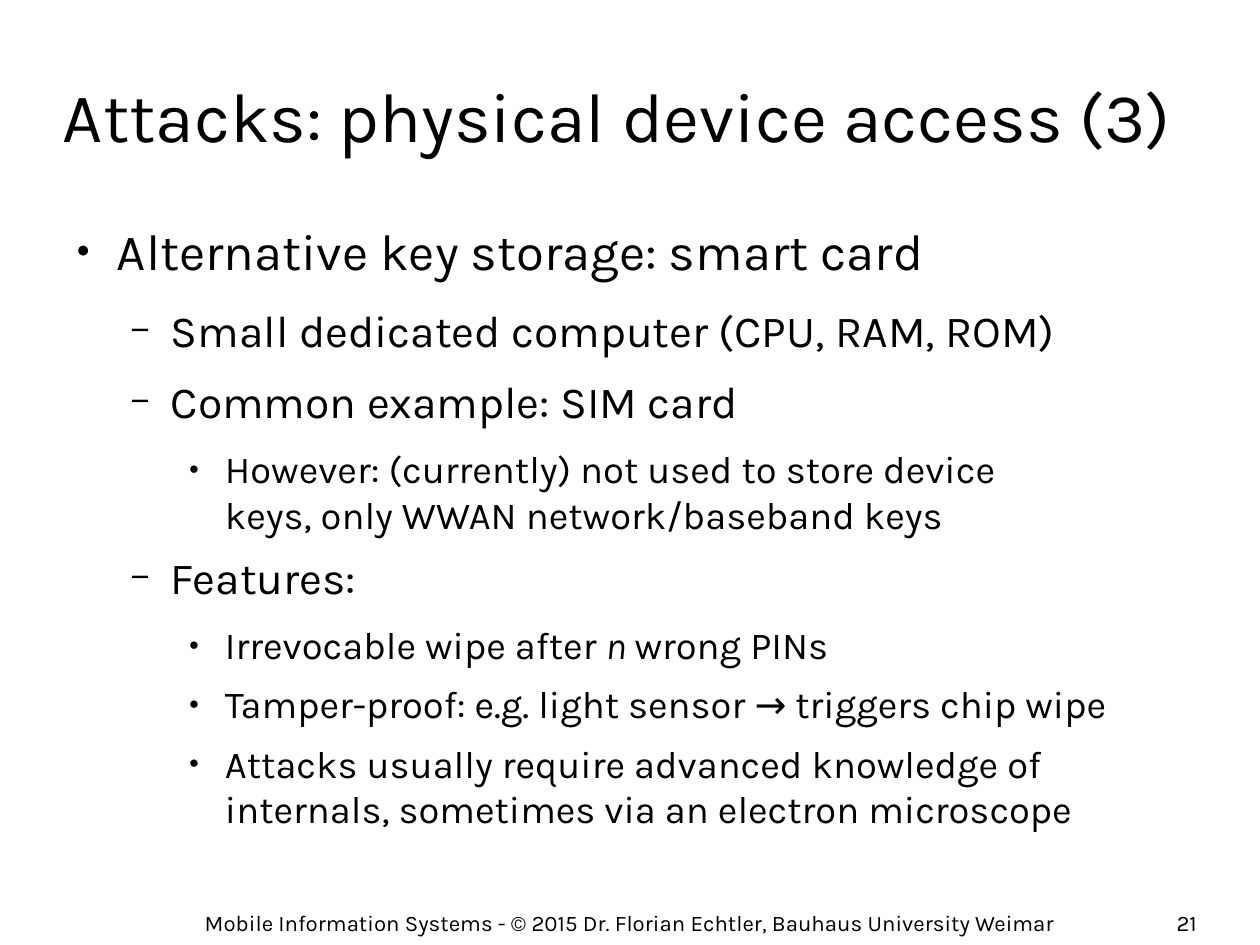
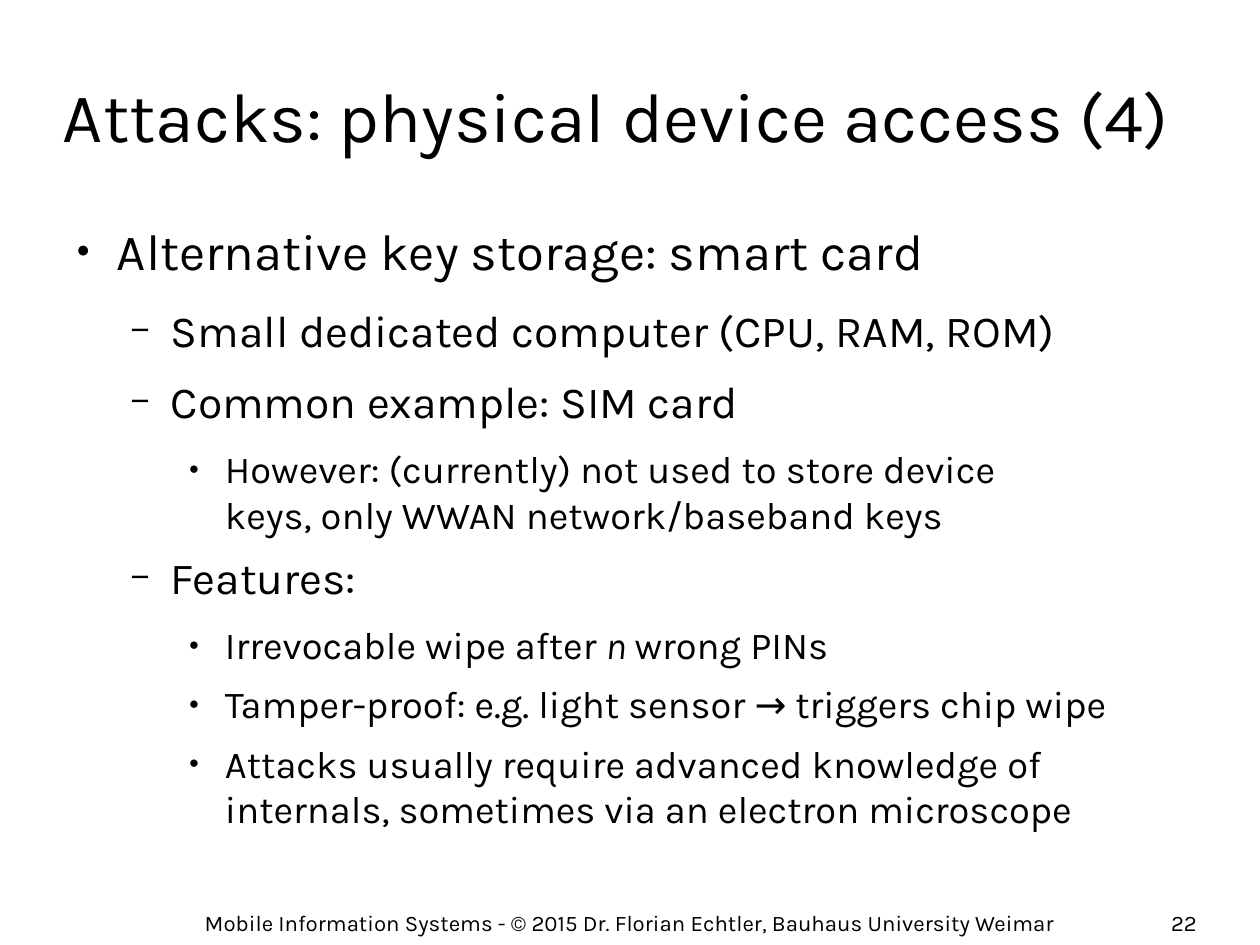
Before and after one commit to floe/mobile-information-systems, a slide deck: slide 22 of 07-privacy-security.odp (slide 21 before the commit). Drawn at 1260x945 pixels with LibreOffice and Linux fonts; fonts in the diff are those of the drawing; background and template pictures are left out. Boxes give left, top, right and bottom in pixels: in the first picture for what was removed or moved away, otherwise in the second. Text is boxed around its words. In the diff, an @@ line names an element or a change of style, - is before the commit and + after.

```diff
--- a/07-privacy-security.odp
+++ b/07-privacy-security.odp
@@ title at bbox=[63, 91, 1169, 159]: text changed @@
-Attacks: physical device access (3)
+Attacks: physical device access (4)
@@ page number at bbox=[1171, 916, 1197, 931]: text changed @@
-21
+22
```
Also in this commit, not shown: 1 slide added.
